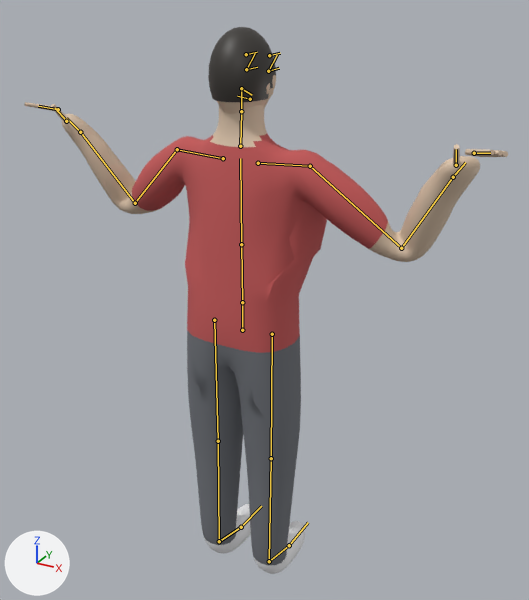
The glTF model characters/marco.glb: old version first, new version second.
Before and after are seen from a 50 mm lens placed at (1.021, -1.721, 1.916), pointed at (0.012, 0.113, 0.999). Arrows for +X, +Y and +Z are at lower left; the lights stay in place. The picture after the commit comes second. Both versions are drawn at frame 0 of the action 'arms_cross'; the numbers are the values there. The bones that change, and the others that lie on the model, are drawn over the model as lines.

In view in the first picture: 'marco_Mesh'.
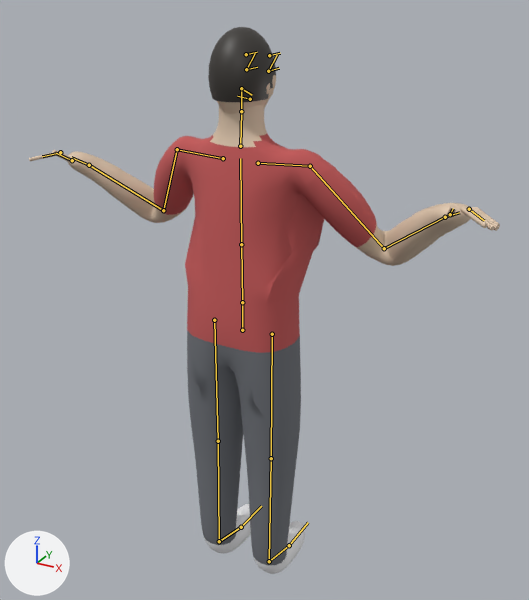
The change, as a diff of the scene's bpy script:
```diff
--- a/characters/marco.glb.py
+++ b/characters/marco.glb.py
@@ bone_upperarm_l @@
 bone_upperarm_l = bpy.data.objects['Armature'].pose.bones['UpperArm.L']  # child of 'Shoulder.L'
-bone_upperarm_l.rotation_quaternion = (0.832, 0.192, -0.518, -0.05)  # degrees (44, -57, -32)
+bone_upperarm_l.rotation_quaternion = (0.772, 0.112, -0.594, -0.195)  # degrees (56, -61, -63)
@@ bone_upperarm_r @@
 bone_upperarm_r = bpy.data.objects['Armature'].pose.bones['UpperArm.R']  # child of 'Shoulder.R'
-bone_upperarm_r.rotation_quaternion = (0.832, 0.192, 0.518, 0.05)  # degrees (44, 57, 32)
+bone_upperarm_r.rotation_quaternion = (0.772, 0.112, 0.594, 0.195)  # degrees (56, 61, 63)
```

Location of each change, (x1, y1, x2, y2) in pixels of the pictures (529 x 600 px):
'marco_Mesh', posed: before (24, 27, 508, 574); after (29, 27, 500, 574)
bone 'UpperArm.L', root to tip: before (177, 149) to (135, 203); after (177, 149) to (163, 210)
bone 'UpperArm.R', root to tip: before (310, 166) to (401, 248); after (310, 166) to (384, 248)
